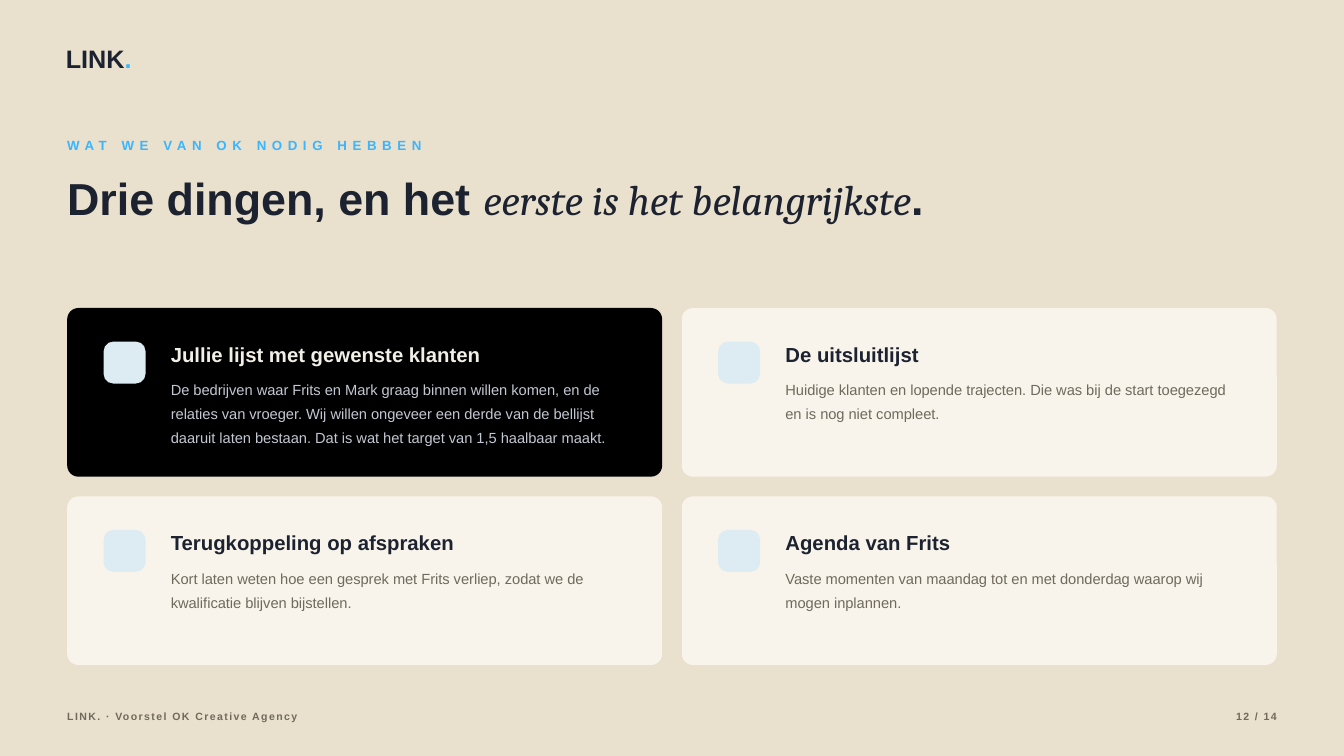
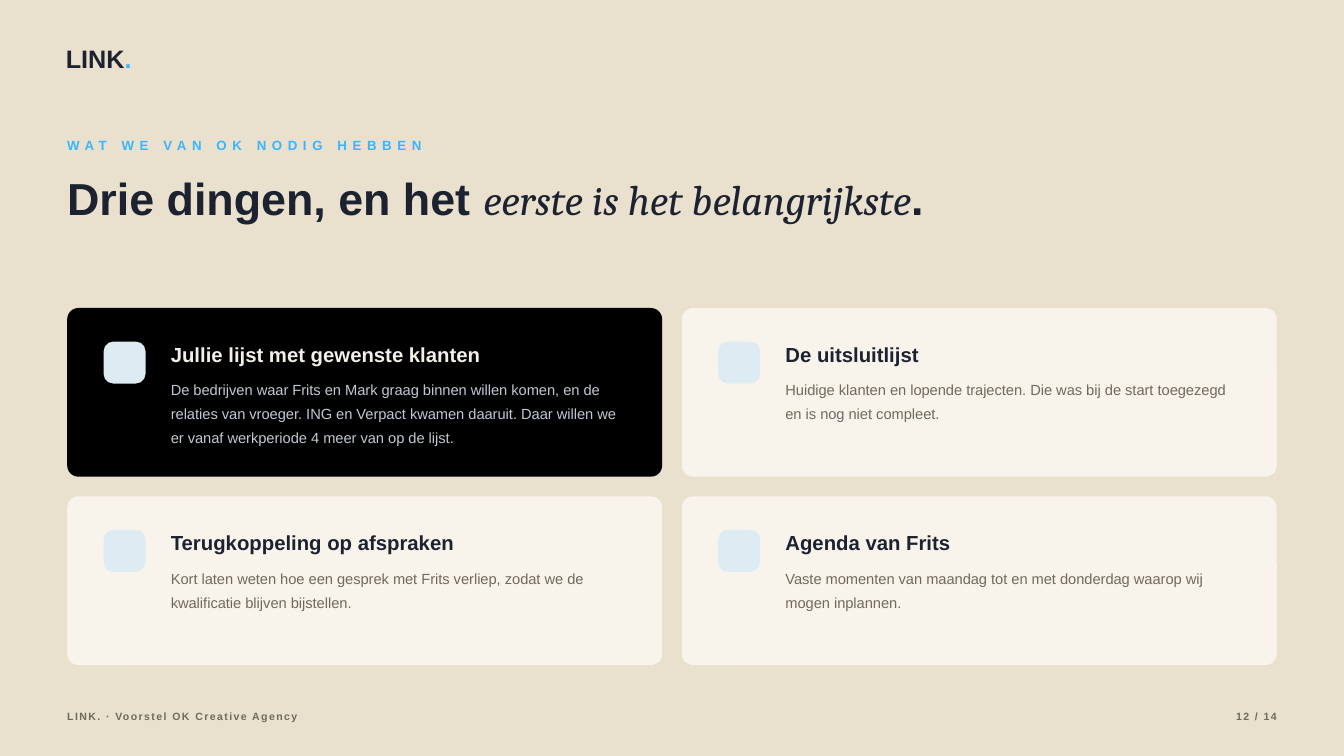
Before and after one commit to hens-lang/Test, a slide deck: slide 12 of output/LINK. voorstel OK Creative Agency.pptx. Drawn at 1344x756 pixels with LibreOffice and Linux fonts; fonts in the diff are those of the drawing; background and template pictures are left out. Boxes give left, top, right and bottom in pixels: in the first picture for what was removed or moved away, otherwise in the second. Text is boxed around its words. In the diff, an @@ line names an element or a change of style, - is before the commit and + after.

```diff
--- a/output/LINK. voorstel OK Creative Agency.pptx
+++ b/output/LINK. voorstel OK Creative Agency.pptx
@@ text at (x1=171, y1=384, x2=616, y2=446): text changed @@
-De bedrijven waar Frits en Mark graag binnen willen komen, en de relaties van vroeger. Wij willen ongeveer een derde van de bellijst daaruit laten bestaan. Dat is wat het target van 1,5 haalbaar maakt.
+De bedrijven waar Frits en Mark graag binnen willen komen, en de relaties van vroeger. ING en Verpact kwamen daaruit. Daar willen we er vanaf werkperiode 4 meer van op de lijst.
```
Also in this commit, not shown: 6 other slides changed, 2 slides added, 2 slides removed, 15 other files.
